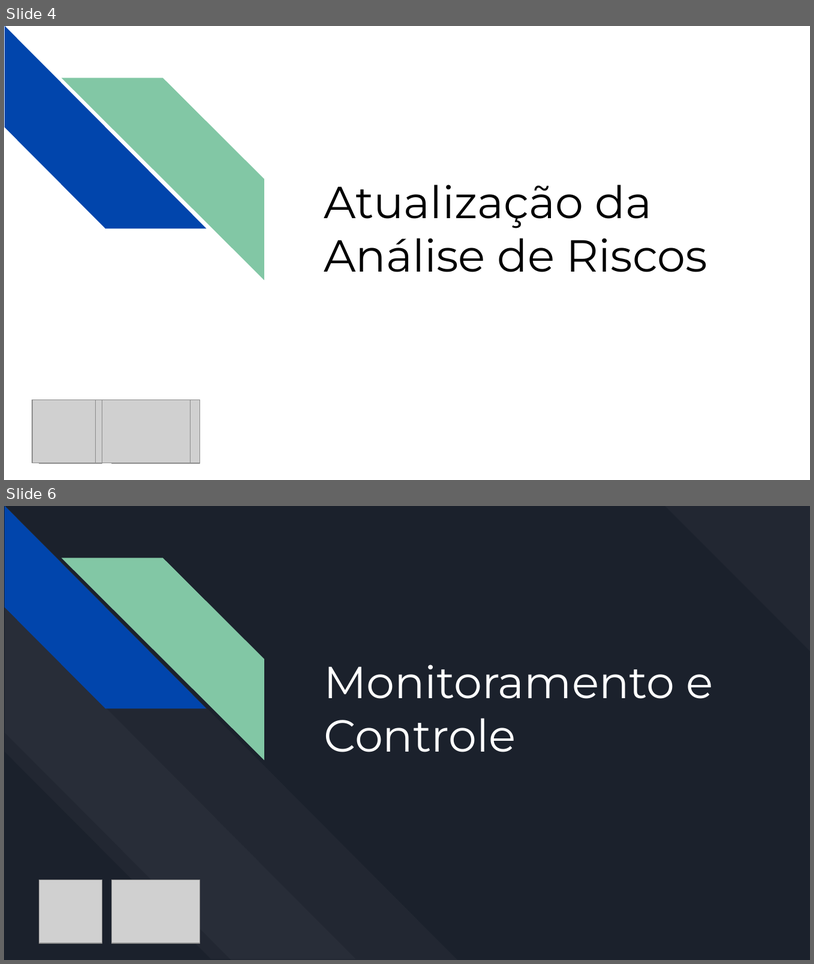
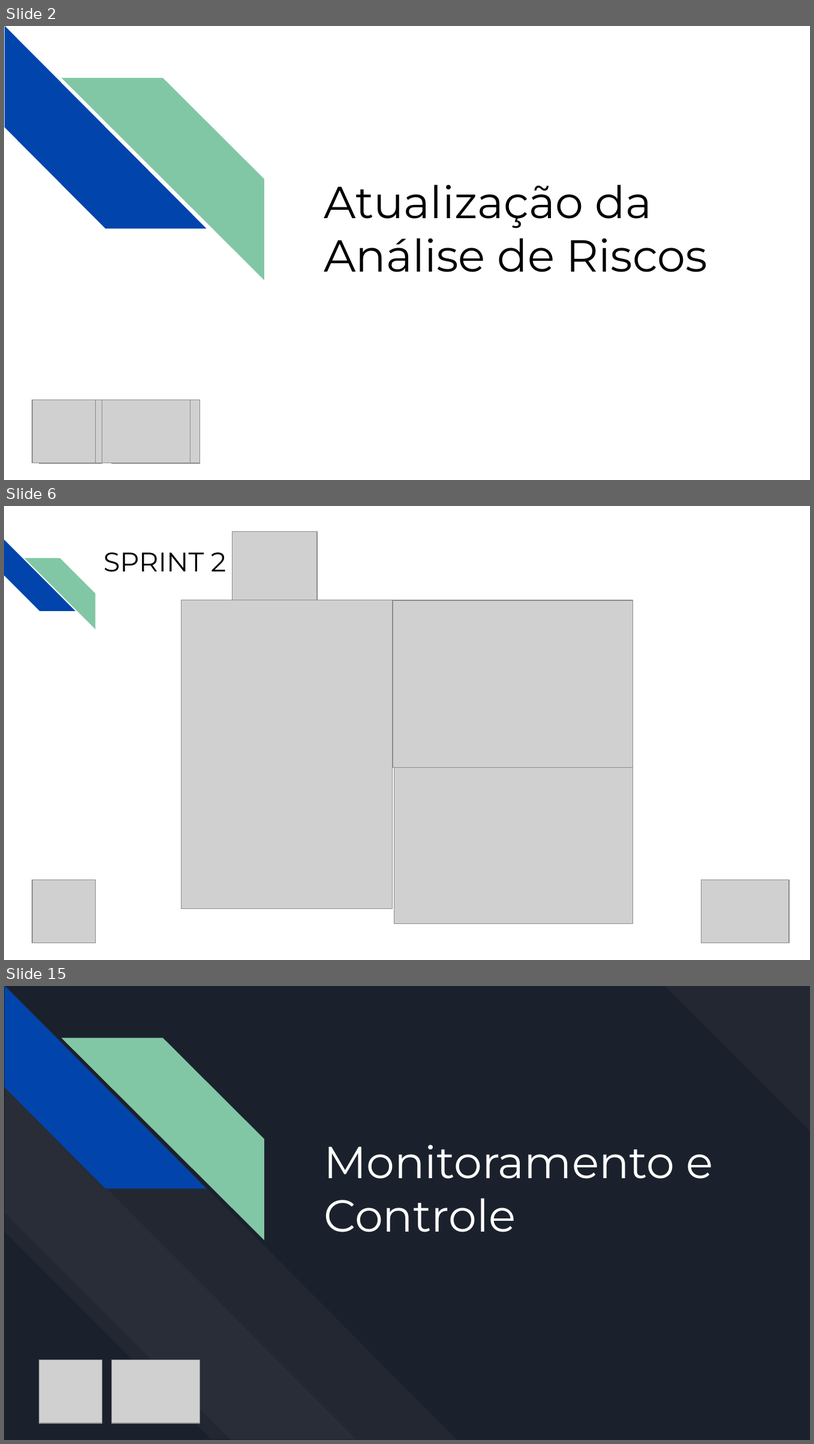
Before and after one commit to junglejf/Damas, a slide deck: ES 2 Python Files/Apresentação 2.pptx. Shown one above the other, each under a label of ours: slides 4 and 6 before the commit, slides 2, 6 and 15 after it; the slides between them are not shown. The pictures are 814x964 and 814x1444 pixels, drawn with LibreOffice and Linux fonts; fonts in the diff are those of the drawing; grey boxes stand for pictures. Boxes give left, top, right and bottom in pixels: in the first picture for what was removed or moved away, otherwise in the second. Text is boxed around its words. In the diff, an @@ line names an element or a change of style, - is before the commit and + after.

```diff
--- a/ES 2 Python Files/Apresentação 2.pptx
+++ b/ES 2 Python Files/Apresentação 2.pptx
@@ slide 6 added at [4,506,810,960], background #FFFFFF @@
@@ diag stripe added at [4,540,75,611], fill #0145AC @@
@@ picture added at [232,532,317,600] @@
@@ diag stripe added at [24,558,95,628], fill #82C7A5 @@
@@ text added at [104,552,226,572], 24 pt, text #000000 @@
+SPRINT 2
@@ picture added at [182,600,393,909] @@
@@ picture added at [393,600,633,767] @@
@@ picture added at [394,767,633,924] @@
@@ picture added at [32,879,95,942] @@
@@ picture added at [702,879,789,942] @@
@@ what was slide 4 is now slide 2 @@
@@ what was slide 6 is now slide 15 @@
```
Also in this commit, not shown: 4 slides changed, 15 other slides added, 7 slides removed.
